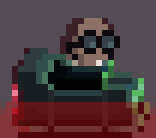
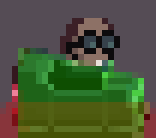
Layer changes from the first 156x138 image to the second:
added group "Areas" with 2 layers above "RideCar01.png" over (18, 48, 144, 138)
added layer "Hotspot" (30%) in group "Areas" over (18, 48, 144, 138)
moved "Collider" into group "Areas" over (18, 102, 144, 138)
